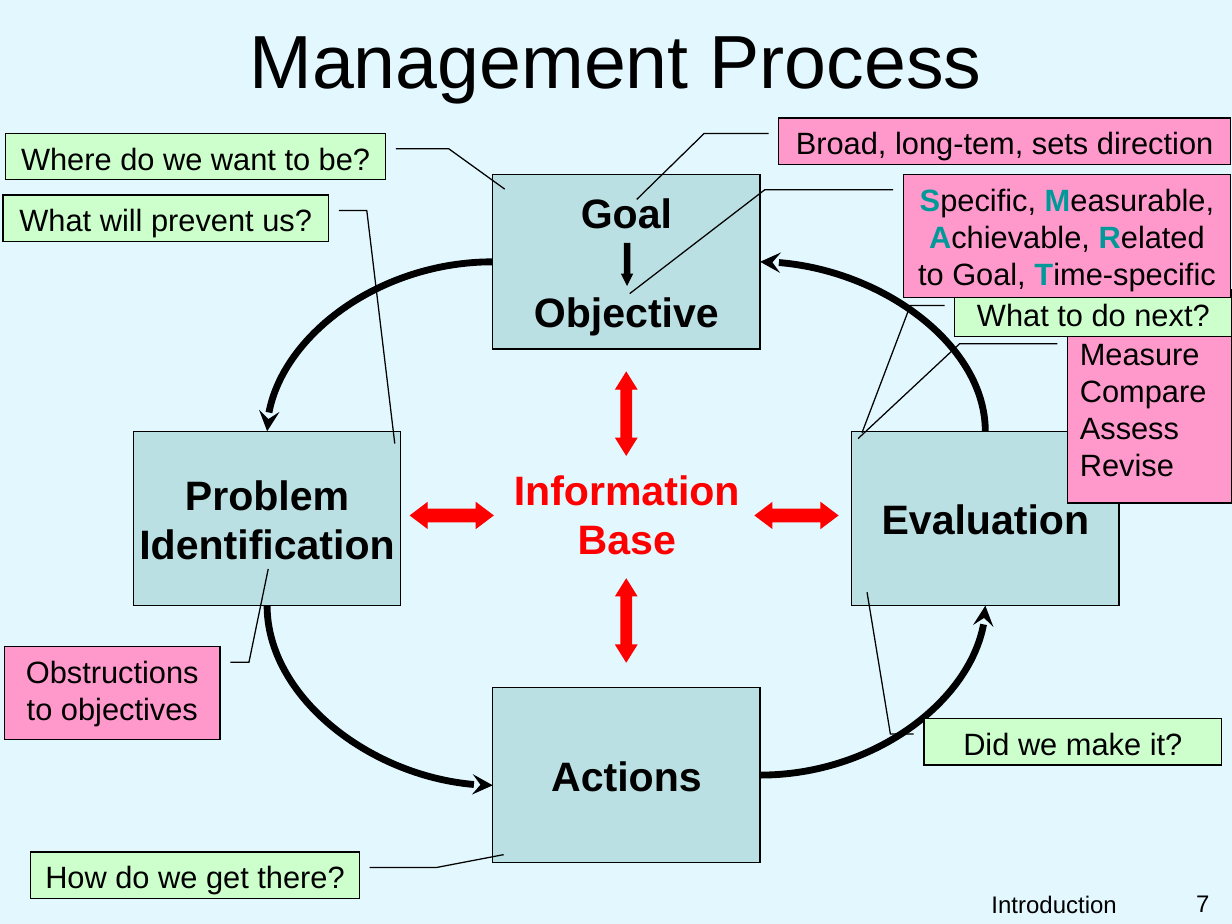
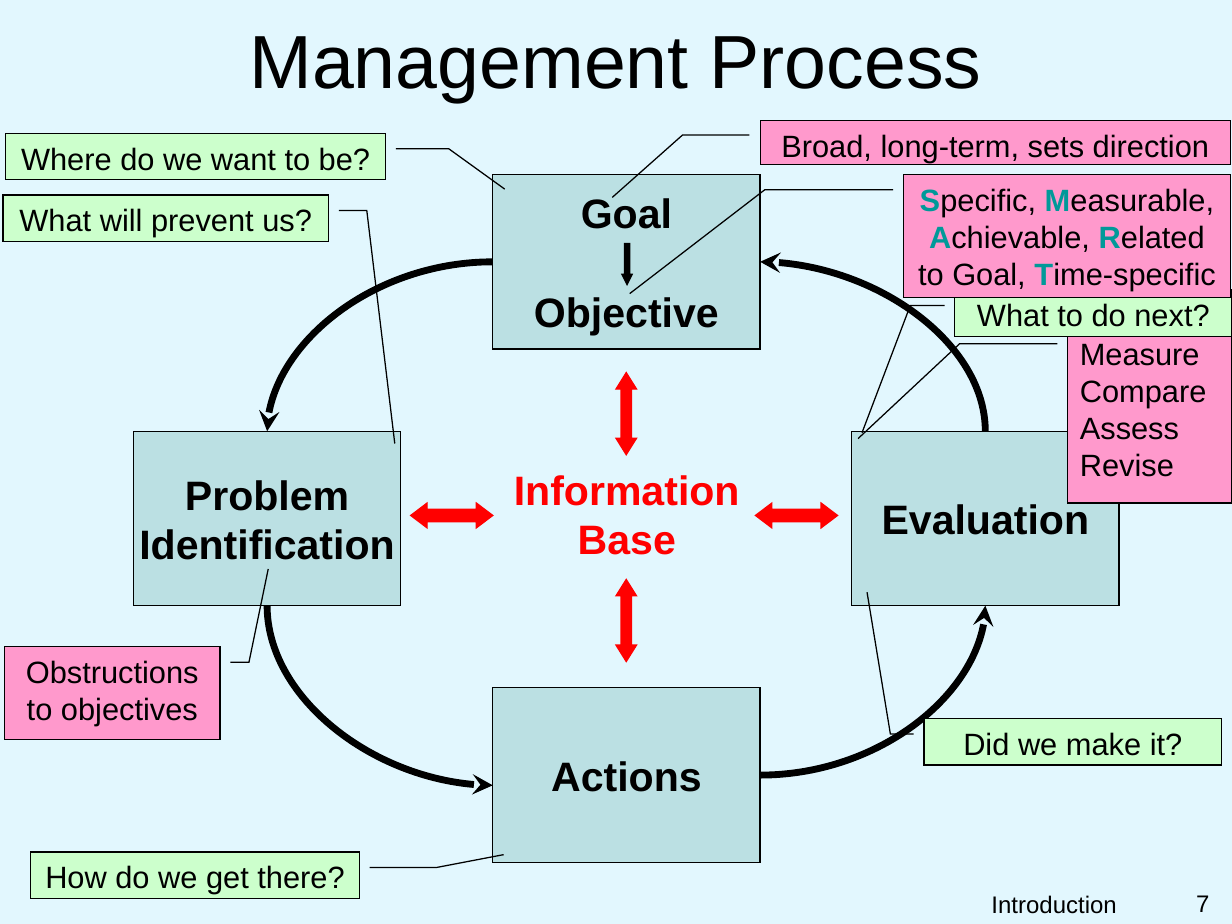
Before and after one commit to droglenc/NCNRS349, a slide deck: slide 7 of modules/MgmntProcess/PPT.pptx. Drawn at 1232x924 pixels with LibreOffice and Linux fonts; fonts in the diff are those of the drawing; background and template pictures are left out. Boxes give left, top, right and bottom in pixels: in the first picture for what was removed or moved away, otherwise in the second. Text is boxed around its words. In the diff, an @@ line names an element or a change of style, - is before the commit and + after.

```diff
--- a/modules/MgmntProcess/PPT.pptx
+++ b/modules/MgmntProcess/PPT.pptx
@@ border callout "Broad, long-term, sets direction": place and size @@
-border callout "Broad, long-term, sets direction" at <box>779,118,1231,165</box>
+border callout "Broad, long-term, sets direction" at <box>760,121,1231,164</box>
@@ text in border callout at <box>781,134,1209,163</box>: text changed @@
-Broad, long-tem, sets direction
+Broad, long-term, sets direction
```
Also in this commit, not shown: 1 other file.
